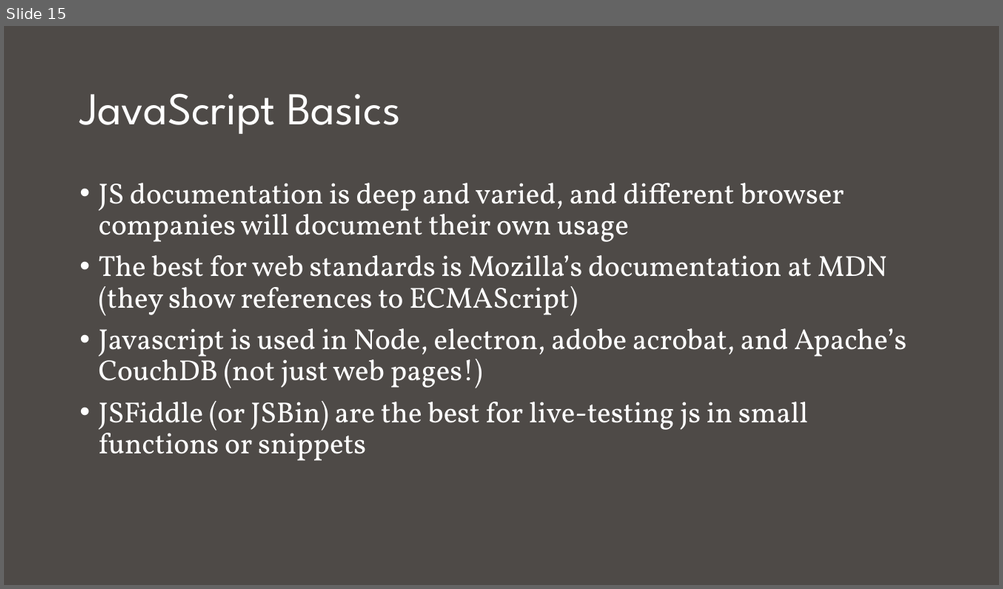
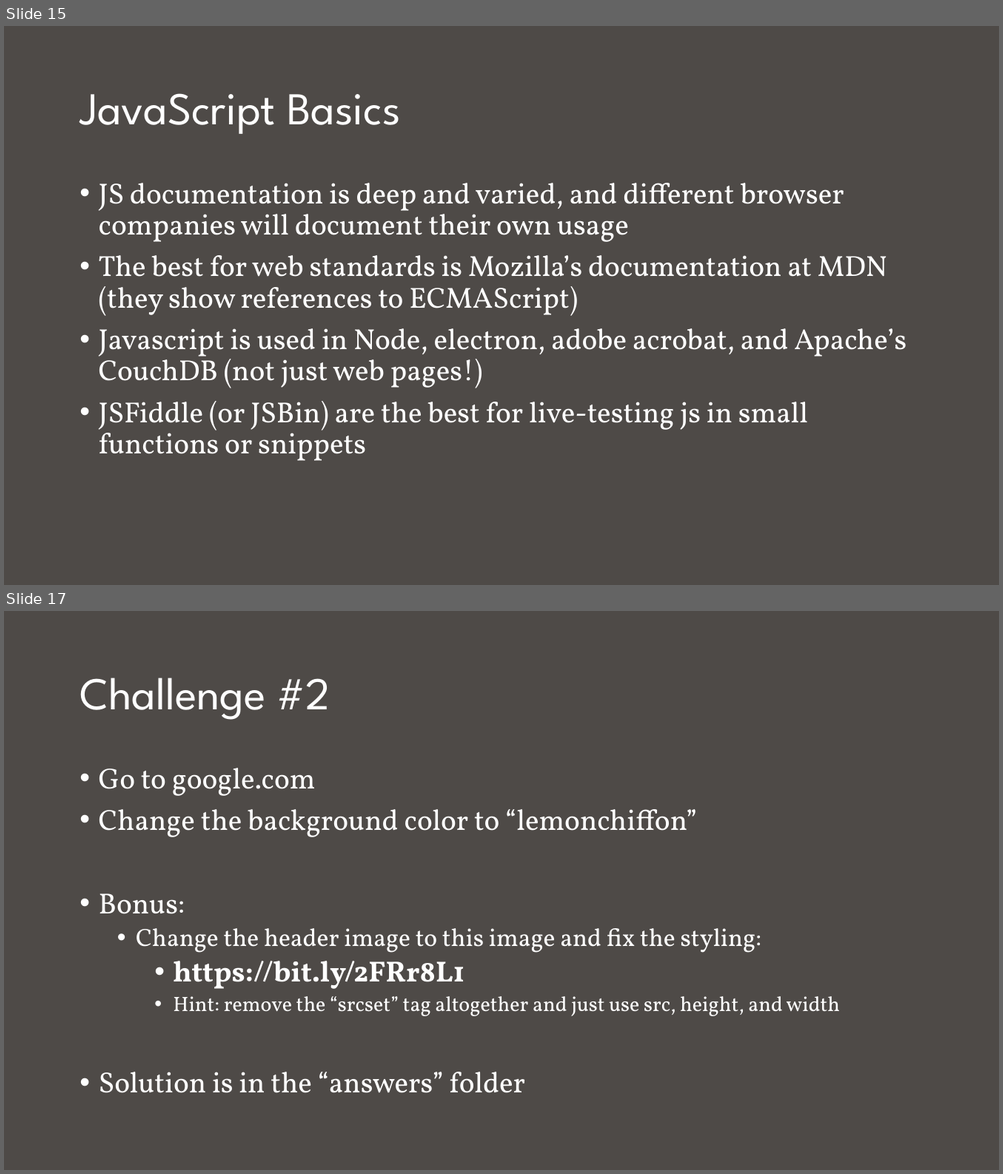
Before and after one commit to ageller/IDEAS_FSS-Vis, a slide deck: IntroToWebTechnology/intro to web.pptx. Shown one above the other, each under a label of ours: slide 15 before the commit, slides 15 and 17 after it; the slides between them are not shown. The pictures are 1003x589 and 1003x1174 pixels, drawn with LibreOffice and Linux fonts; fonts in the diff are those of the drawing. Boxes give left, top, right and bottom in pixels: in the first picture for what was removed or moved away, otherwise in the second. Text is boxed around its words. In the diff, an @@ line names an element or a change of style, - is before the commit and + after.

```diff
--- a/IntroToWebTechnology/intro to web.pptx
+++ b/IntroToWebTechnology/intro to web.pptx
@@ slide 17 added at [4, 611, 999, 1170], background #4E4A47 @@
@@ title added at [79, 678, 330, 720], 44 pt, text #FFFFFF @@
+Challenge #2
@@ text added at [99, 768, 839, 1093], 28 pt, text #FFFFFF @@
+• Go to google.com
+• Change the background color to “lemonchiffon”
+• Bonus:
+  • Change the header image to this image and fix the styling:
+    • https://bit.ly/2FRr8L1
+    • Hint: remove the “srcset” tag altogether and just use src, height, and width
+• Solution is in the “answers” folder
```
Also in this commit, not shown: 4 slides changed, 6 other slides added, 3 slides removed, 6 other files.
